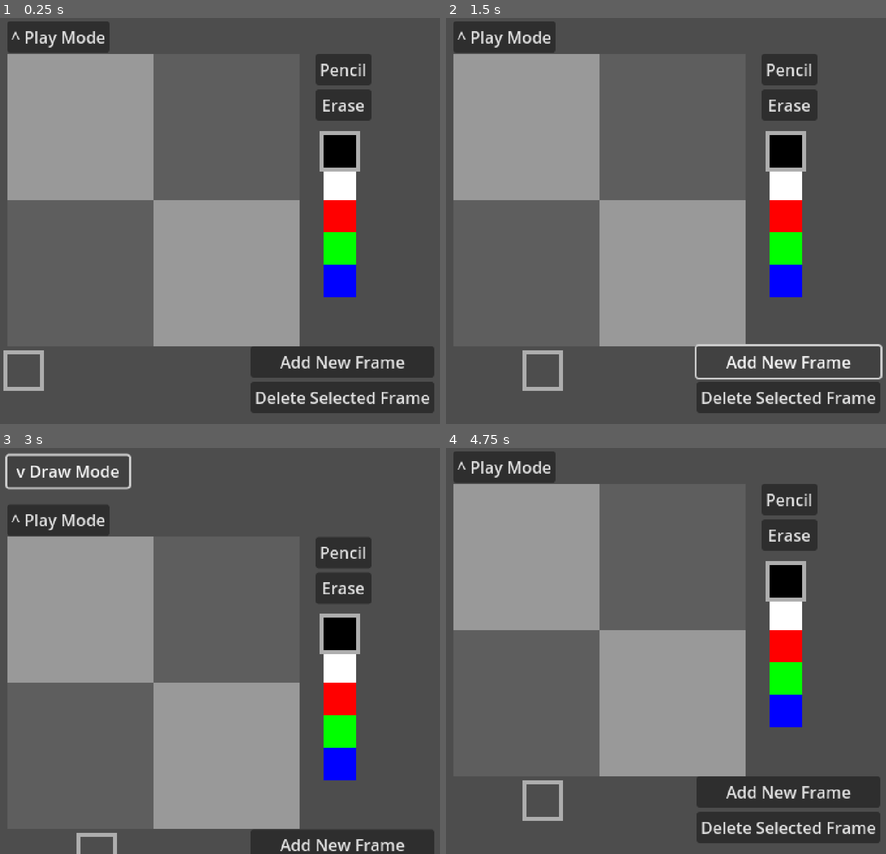
Above: before the commit, frames 1-4 (two rows, left to right).
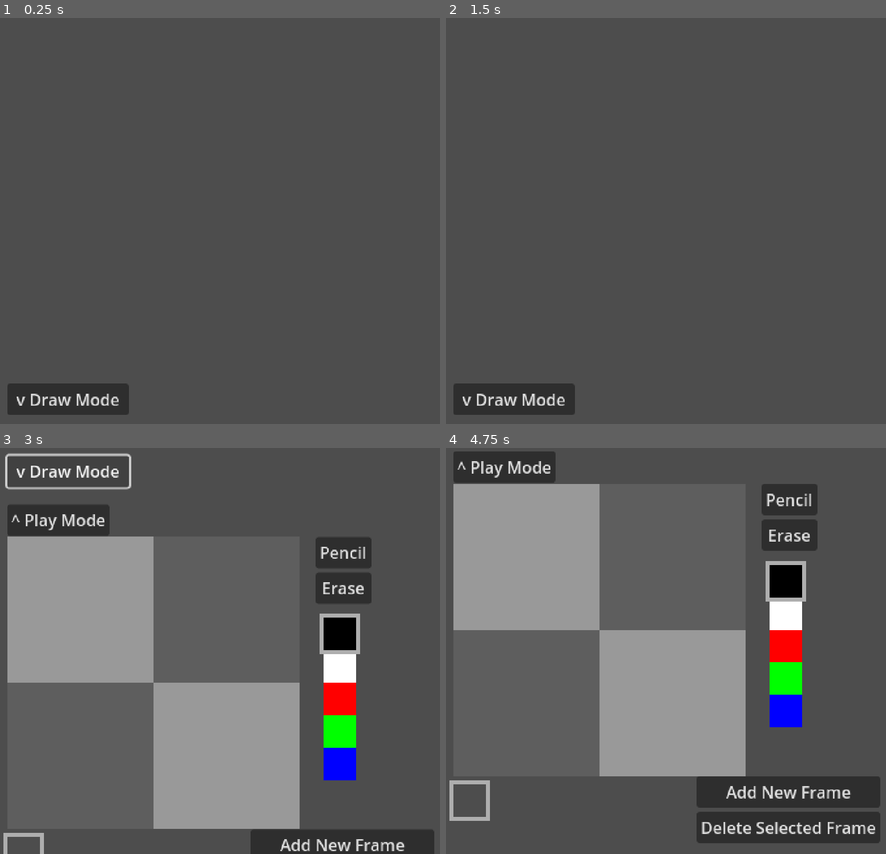
Above: after the commit, the same moments.

Repository: kennethbchen/Fireworkshop-Game
Game: Godot game, scene res://main.tscn
Two runs of this game, one before a commit and one after it. Both use one fixed random seed, a clock stepped at 60 frames per second and the inputs below.
Inputs (mouse positions are in pixels of both pictures, inside the frame that each line leads up to):
- Up to frame 1 (0.25 s): no input
- Up to frame 2 (1.5 s): click (789, 363) at 0.5 s, where only the run before the commit has a clickable "Add New Frame"; click (789, 363) at 1.25 s, where only the run before the commit has a clickable "Add New Frame"
- Up to frame 3 (3 s): click (57, 468) at 2 s, where only the run before the commit has a clickable "^ Play Mode"; click "v Draw Mode" at 2.75 s
- Up to frame 4 (4.75 s): click "^ Play Mode" at 3.5 s; click "v Draw Mode" at 4.25 s

The runs differ from the first frame. In frame 1, 39% of the frame differs, in the area x 0-99%, y 0-98%; in frame 2, 37%; in frame 3, 0.3%; in frame 4, 0.7%.

Commit message:
Made player controls take into account different camera positions

Diff:
--- a/main.tscn
+++ b/main.tscn
@@ -216,7 +216,7 @@
 script = ExtResource("1_om5vq")
 swatch_picker = NodePath("../CreateModeUI/SwatchPicker")
 
-[node name="PlayerControls" type="Node" parent="." node_paths=PackedStringArray("drawing_area", "current_tool")]
+[node name="PlayerControls" type="Node2D" parent="." node_paths=PackedStringArray("drawing_area", "current_tool")]
 script = ExtResource("2_3u3oc")
 drawing_area = NodePath("../CreateModeUI/DrawingArea")
 tools = {
@@ -231,8 +231,8 @@
 [node name="EraserTool" type="Node" parent="PlayerControls"]
 script = ExtResource("4_x4p8e")
 
-[connection signal="pressed" from="CreateModeUI/Tools/PencilButton" to="PlayerControls" method="change_tool_from_name" binds= ["pencil"]]
-[connection signal="pressed" from="CreateModeUI/Tools/EraserButton" to="PlayerControls" method="change_tool_from_name" binds= ["eraser"]]
+[connection signal="pressed" from="CreateModeUI/Tools/PencilButton" to="PlayerControls" method="change_tool_from_name"]
+[connection signal="pressed" from="CreateModeUI/Tools/EraserButton" to="PlayerControls" method="change_tool_from_name"]
 [connection signal="pressed" from="CreateModeUI/FlipbookFrameControls/VBoxContainer/AddFrameButton" to="PlayerData" method="append_new_frame"]
 [connection signal="pressed" from="CreateModeUI/FlipbookFrameControls/VBoxContainer/DeleteSelectedFrameButton" to="PlayerData" method="delete_frame"]
 [connection signal="pressed" from="CreateModeUI/PlayModeButton" to="Camera2D" method="goto_play_mode"]
--- a/scripts/camera.gd
+++ b/scripts/camera.gd
@@ -3,7 +3,7 @@
 var transitioning = false
 
 func _ready():
-	position = _get_draw_mode_position()
+	position = _get_play_mode_position()
 
 func goto_draw_mode():
 
--- a/scripts/player_controls.gd
+++ b/scripts/player_controls.gd
@@ -1,4 +1,4 @@
-extends Node
+extends Node2D
 
 @export var drawing_area: DrawingArea
 
@@ -12,15 +12,16 @@
 func _input(event):
 	if event is InputEventMouseButton and event.button_index == MouseButton.MOUSE_BUTTON_LEFT:
 		if event.is_pressed():
-			current_tool.on_mouse_pressed(event.position, drawing_area)
+			current_tool.on_mouse_pressed(get_global_mouse_position(), drawing_area)
 
 		if event.is_released():
-			current_tool.on_mouse_released(event.position, drawing_area)
+			current_tool.on_mouse_released(get_global_mouse_position(), drawing_area)
 
 		return
 
 	if event is InputEventMouseMotion:
-		current_tool.on_mouse_motion(event.position, drawing_area)
+		current_tool.on_mouse_motion(get_global_mouse_position(), drawing_area)
+
 
 func change_tool_from_name(tool_name: String):
 	if tool_name in tools:
